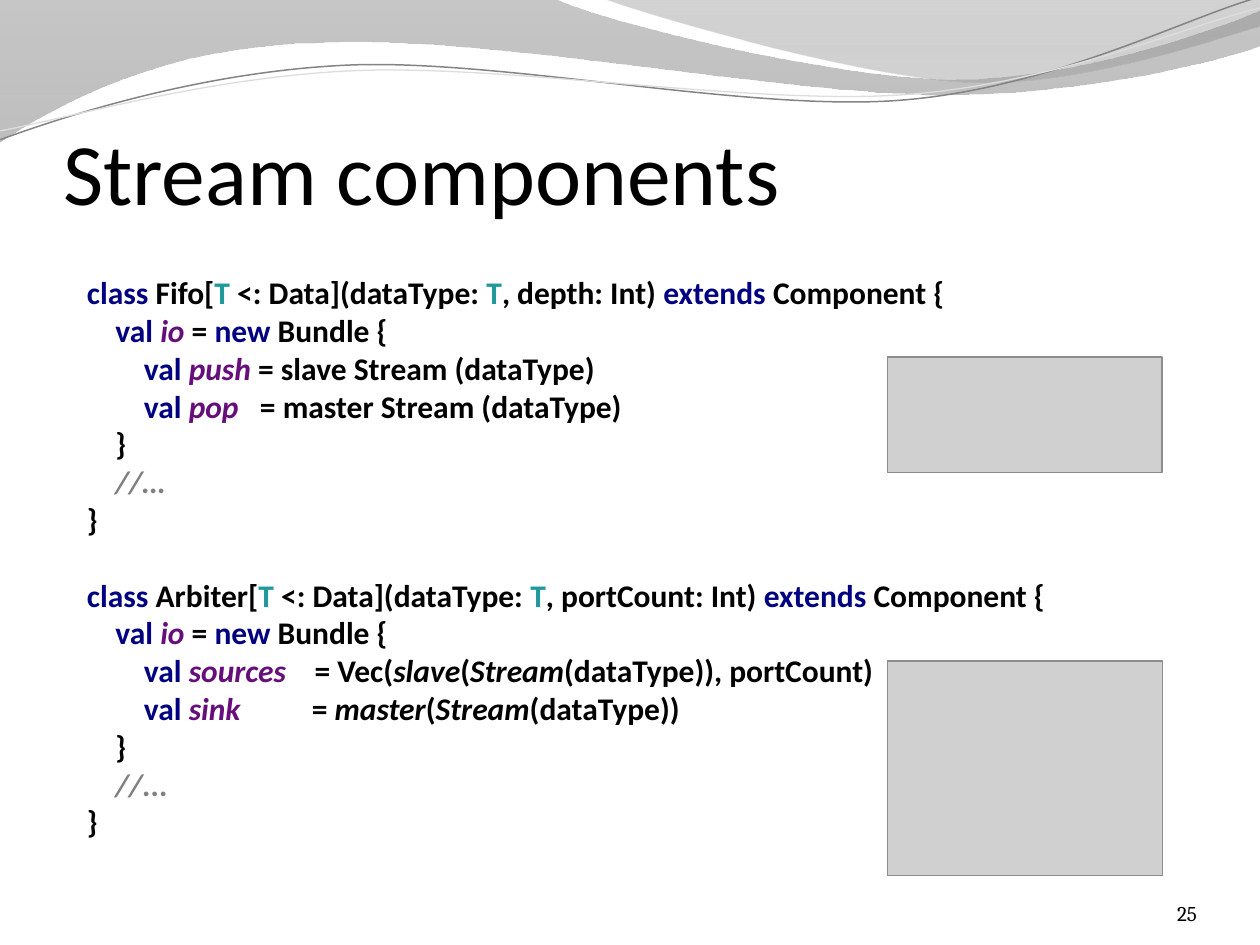
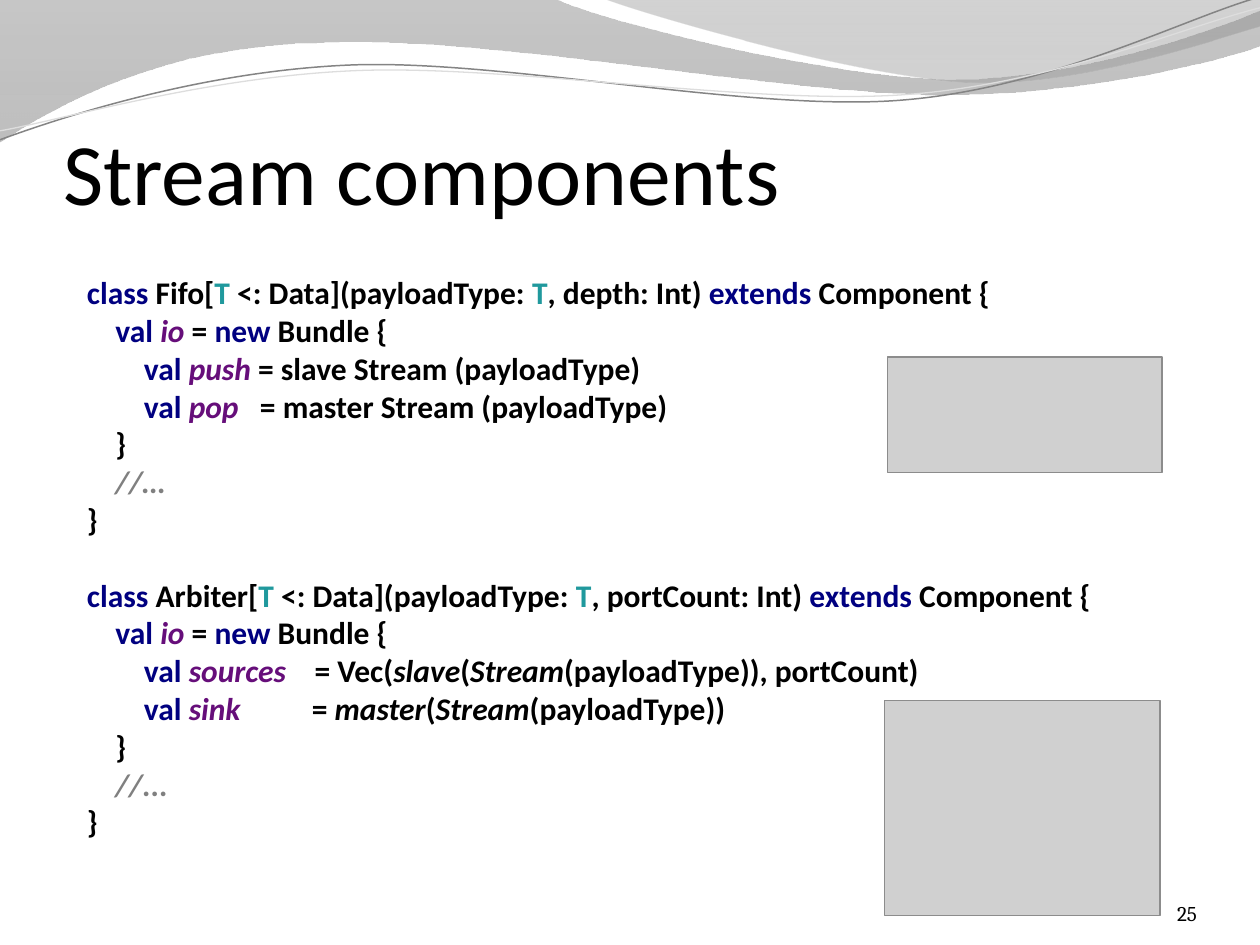
Before and after one commit to SpinalHDL/SpinalDoc, a slide deck: slide 25 of presentation/en/presentation.pptx. Drawn at 1260x945 pixels with LibreOffice and Linux fonts; fonts in the diff are those of the drawing; grey boxes stand for pictures; background and template pictures are left out. Boxes give left, top, right and bottom in pixels: in the first picture for what was removed or moved away, otherwise in the second. Text is boxed around its words. In the diff, an @@ line names an element or a change of style, - is before the commit and + after.

```diff
--- a/presentation/en/presentation.pptx
+++ b/presentation/en/presentation.pptx
@@ text at [87,281,1072,725]: text changed @@
-class Fifo[T <: Data](dataType: T, depth: Int) extends Component {
-val io = new Bundle {
-val push = slave Stream (dataType)
-val pop = master Stream (dataType)
-}
-//…
-}
-class Arbiter[T <: Data](dataType: T, portCount: Int) extends Component {
-val io = new Bundle {
-val sources = Vec(slave(Stream(dataType)), portCount)
-val sink = master(Stream(dataType))
-}
-//...
-}
+class Fifo[T <: Data](payloadType: T, depth: Int) extends Component {
+val io = new Bundle {
+val push = slave Stream (payloadType)
+val pop = master Stream (payloadType)
+}
+//…
+}
+class Arbiter[T <: Data](payloadType: T, portCount: Int) extends Component {
+val io = new Bundle {
+val sources = Vec(slave(Stream(payloadType)), portCount)
+val sink = master(Stream(payloadType))
+}
+//...
+}
@@ picture: place and size @@
-picture at [887,662,1162,876]
+picture at [885,701,1159,915]
```
Also in this commit, not shown: 12 other slides changed, 1 other file.
